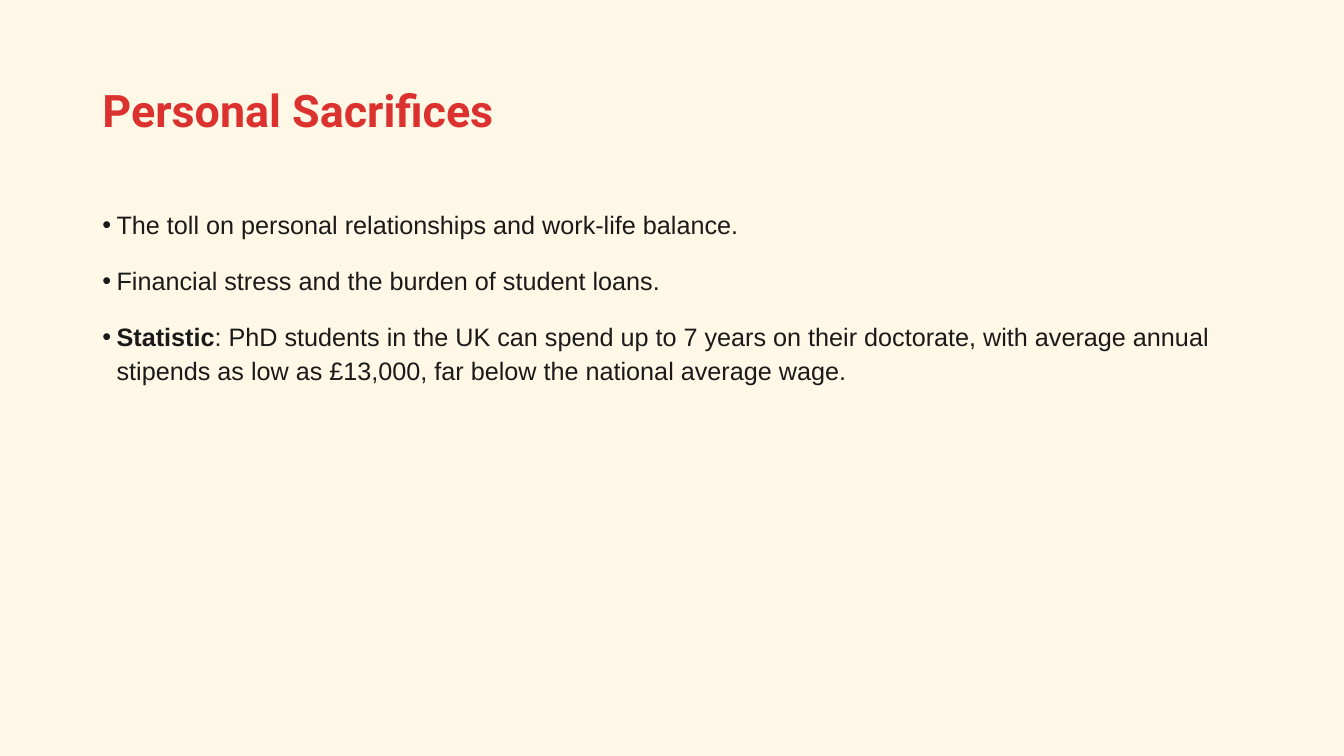
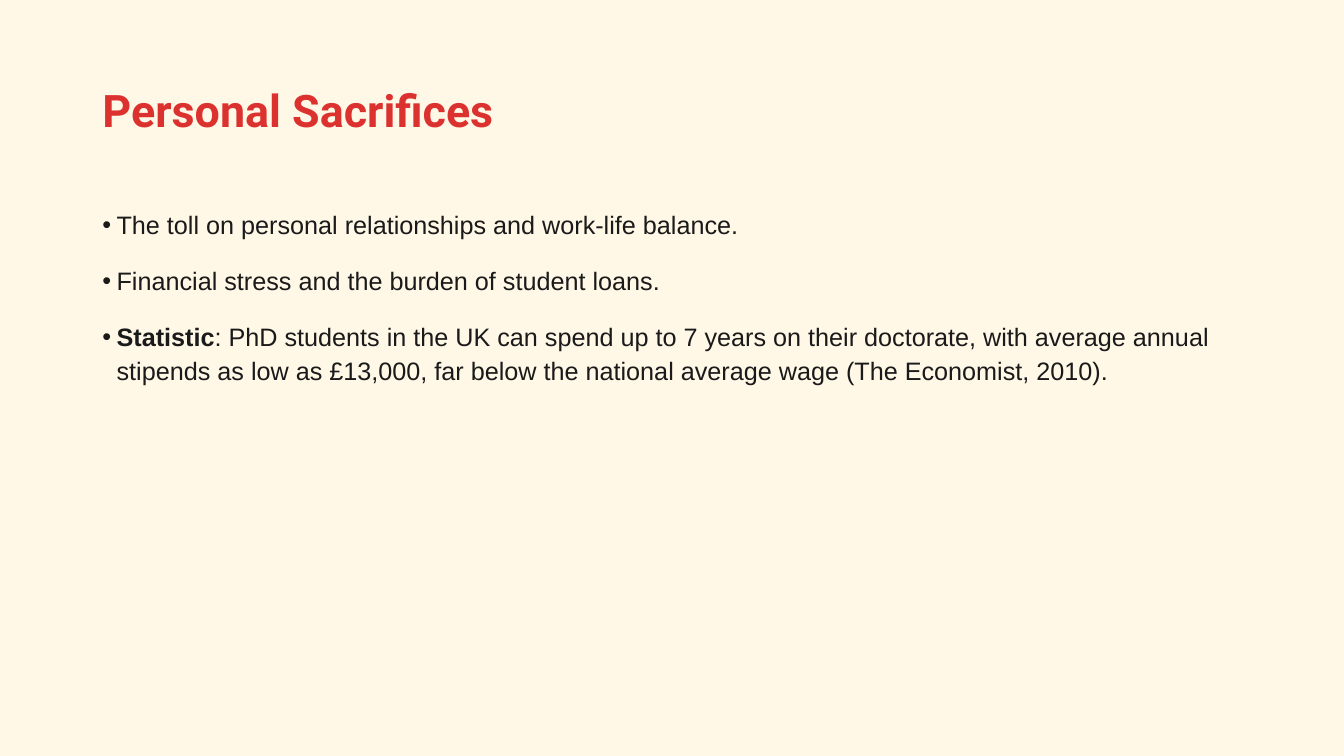
Before and after one commit to bsamadi/quarto-phd-slides, a slide deck: slide 12 of presentation-01.pptx. Drawn at 1344x756 pixels with LibreOffice and Linux fonts; fonts in the diff are those of the drawing. Boxes give left, top, right and bottom in pixels: in the first picture for what was removed or moved away, otherwise in the second. Text is boxed around its words. In the diff, an @@ line names an element or a change of style, - is before the commit and + after.

```diff
--- a/presentation-01.pptx
+++ b/presentation-01.pptx
@@ text at [117, 327, 1209, 386]: text changed @@
-• Statistic: PhD students in the UK can spend up to 7 years on their doctorate, with average annual stipends as low as £13,000, far below the national average wage.
+• Statistic: PhD students in the UK can spend up to 7 years on their doctorate, with average annual stipends as low as £13,000, far below the national average wage (The Economist, 2010).
```
Also in this commit, not shown: 5 other slides changed, 2 slides added, 4 other files.
